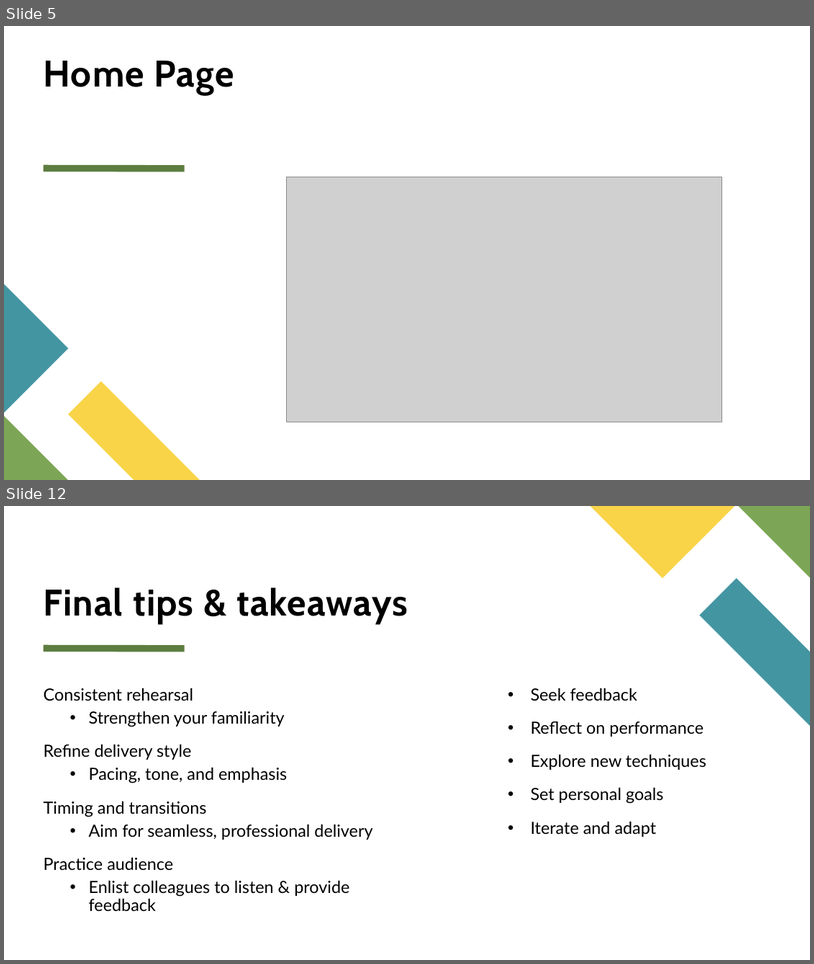
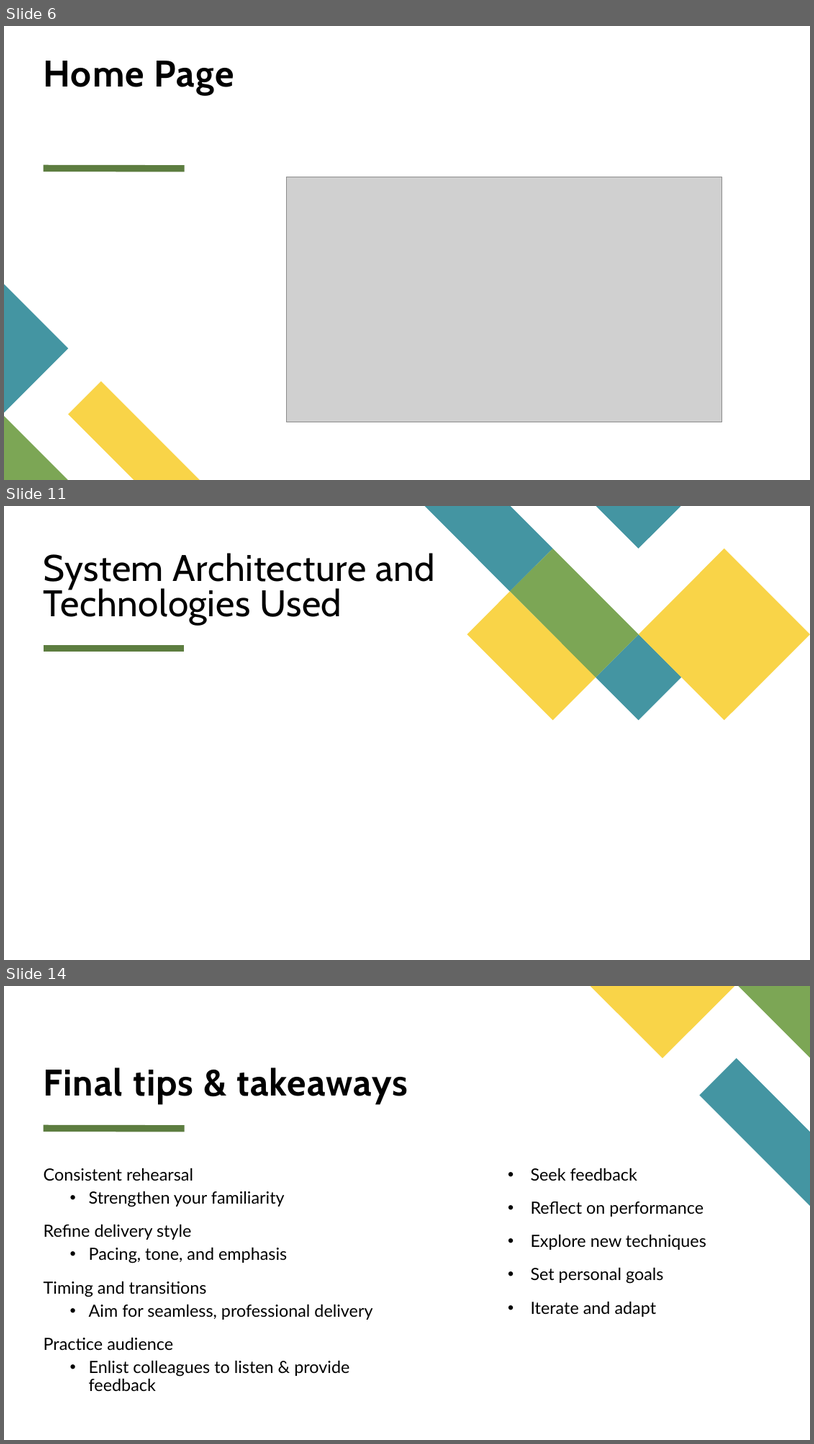
Before and after one commit to MeghaN28/AI-Tutor, a slide deck: Seattle Data AI Security Hackathon.pptx. Shown one above the other, each under a label of ours: slides 5 and 12 before the commit, slides 6, 11 and 14 after it; the slides between them are not shown. The pictures are 814x964 and 814x1444 pixels, drawn with LibreOffice and Linux fonts; fonts in the diff are those of the drawing; grey boxes stand for pictures. Boxes give left, top, right and bottom in pixels: in the first picture for what was removed or moved away, otherwise in the second. Text is boxed around its words. In the diff, an @@ line names an element or a change of style, - is before the commit and + after.

```diff
--- a/Seattle Data AI Security Hackathon.pptx
+++ b/Seattle Data AI Security Hackathon.pptx
@@ slide 11 added at <box>4,506,810,960</box>, background #FFFFFF; not listed: 1 template element that a slide beside it also shows @@
@@ group added at <box>425,506,810,720</box>: 5 freeform shapes @@
@@ title added at <box>44,553,435,624</box>, 44 pt, text #000000 @@
+System Architecture and Technologies Used
@@ what was slide 5 is now slide 6 @@
@@ what was slide 12 is now slide 14 @@
```
Also in this commit, not shown: 7 slides changed, 5 other slides added, 4 slides removed.
